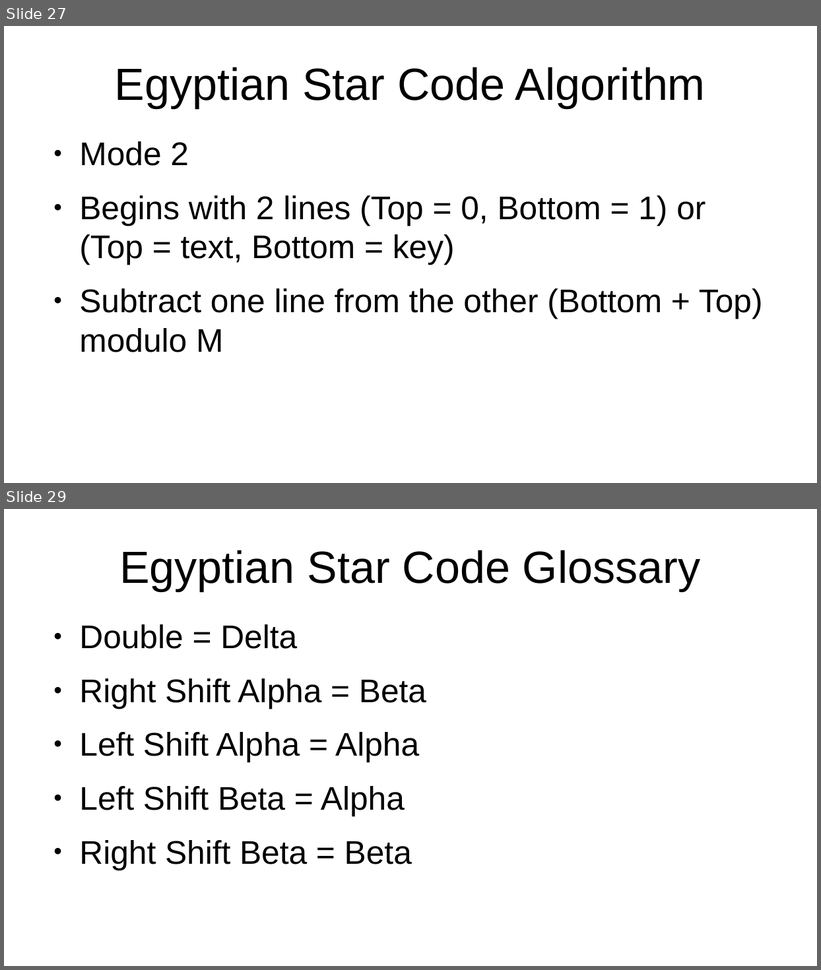
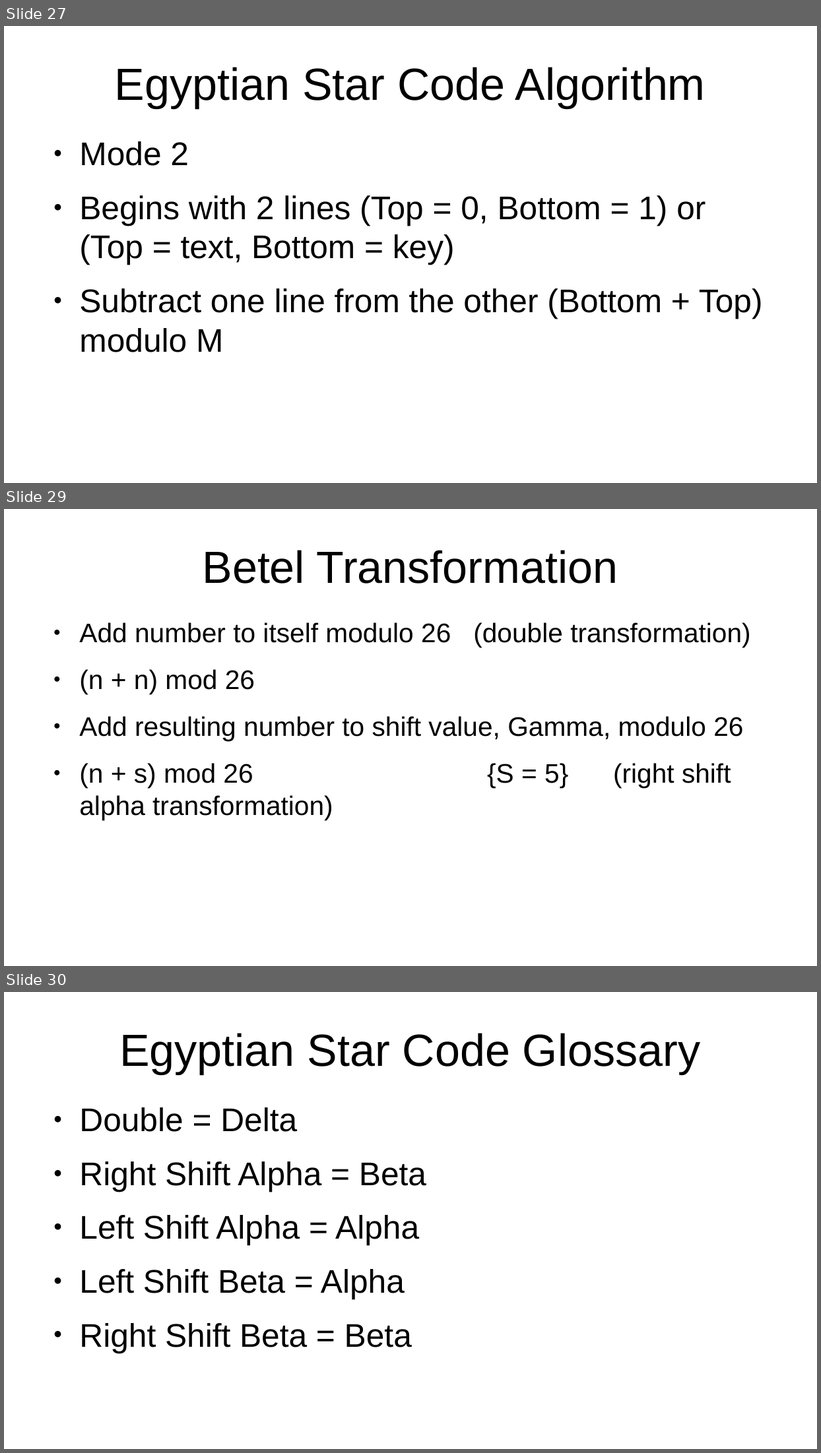
Before and after one commit to pvial00/Book-of-Egyptian-Cryptography, a slide deck: Book of Egyptian Cryptography (Uvajda).pptx. Shown one above the other, each under a label of ours: slides 27 and 29 before the commit, slides 27, 29 and 30 after it; the slides between them are not shown. The pictures are 821x970 and 821x1453 pixels, drawn with LibreOffice and Linux fonts; fonts in the diff are those of the drawing. Boxes give left, top, right and bottom in pixels: in the first picture for what was removed or moved away, otherwise in the second. Text is boxed around its words. In the diff, an @@ line names an element or a change of style, - is before the commit and + after.

```diff
--- a/Book of Egyptian Cryptography (Uvajda).pptx
+++ b/Book of Egyptian Cryptography (Uvajda).pptx
@@ slide 29 added at (4, 509, 817, 966), background #FFFFFF @@
@@ text added at (203, 550, 618, 584), 44 pt, text #000000 @@
+Betel Transformation
@@ text added at (79, 623, 750, 788), 26.2 pt, text #000000 @@
+● Add number to itself modulo 26 (double transformation)
+● (n + n) mod 26
+● Add resulting number to shift value, Gamma, modulo 26
+● (n + s) mod 26 {S = 5} (right shift alpha transformation)
@@ what was slide 29 is now slide 30 @@
```
Also in this commit, not shown: 1 slide changed, 1 other slide added, 1 other file.
